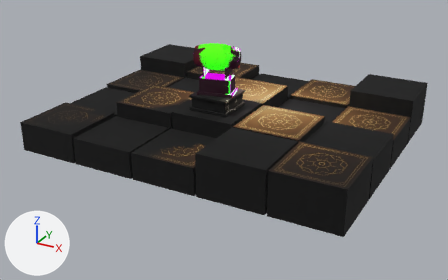
The glTF model assets/solo/cyrus/solo.glb as it was, and as the next commit left it.
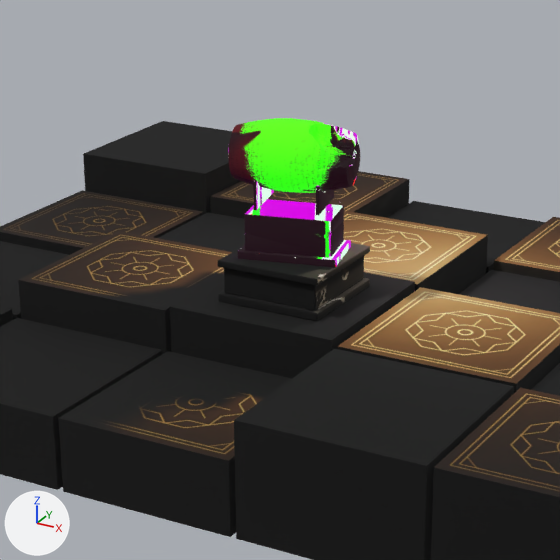
Each version is shown whole from a 50 mm lens placed at (6.32, -11.19, 5.21), pointed at (0.04, 0.22, -0.5), then close up on the part from 25% to 70% of the width and 0% to 73% of the height. Every picture has the same lights, and +X, +Y and +Z are marked at lower left. The first two pictures are the older version. Where no turn or scale is listed for an object, it has been applied to the vertices. Vertices at exactly the same position are counted once.

Objects in the first close-up: 'board', 'piece-cyrus', 'plinth-cyrus'.
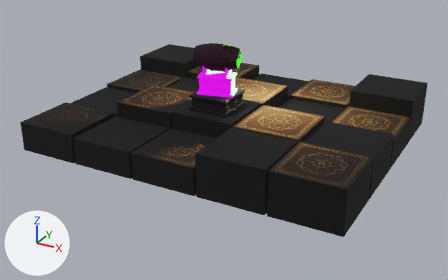
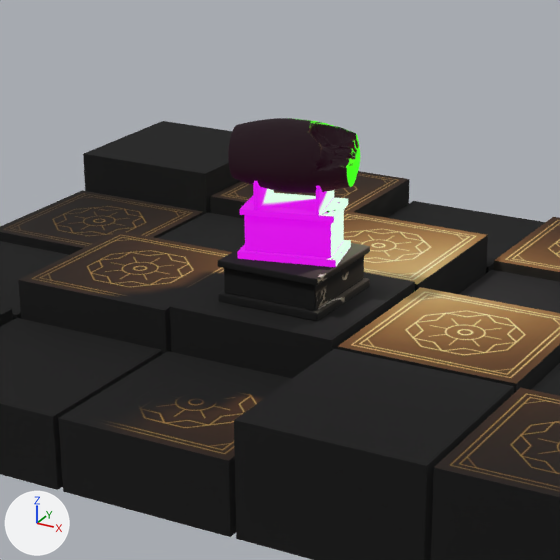
Pixel boxes (x1, y1, x2, y2) of what changed, in the close-ups (560 x 560 px; the box of a moved part takes in the faces that stretch with it):
'piece-cyrus', reshaped, moved: (228, 118, 360, 267) in both
part 1 of me_piece_cyrus, added: after (240, 193, 348, 223)
part 2 of me_piece_cyrus, moved or reshaped: before (228, 130, 358, 266); after (228, 130, 360, 267)
part 3 of me_piece_cyrus, surface changed (green to black): (228, 118, 360, 267) in both

The edits, one by one:
me_piece_cyrus is used by ob_piece_cyrus; location (0.0, -0.001, 1.253); rotation (0.0, 0.0, 0.244), in degrees (0, 0, 14); scale (0.542, 0.542, 0.542).
me_piece_cyrus had 44006 vertices, 87874 faces and spanned x -0.92..0.92, y -0.53..0.53, z -1.0..1.0.
me_piece_cyrus now has 44453 vertices, 88841 faces and spans x -0.92..0.92, y -0.52..0.52, z -1.0..1.0.
me_piece_cyrus part 1: a new loose piece of 463 vertices spanning x -0.7..0.7, y -0.44..0.44, z -0.34..-0.24, in mat_baked_piece_cyrus.
me_piece_cyrus part 2: 371 vertices moved within x -0.89..0.89, y -0.46..0.46, z -0.96..0.88; 473 vertices removed from x -0.92..0.92, y -0.46..0.46, z -1.0..0.88; 457 vertices added at x -0.92..0.92, y -0.46..0.46, z -1.0..0.88.
me_piece_cyrus part 3: 82577 kept faces spanning x -0.92..0.92, y -0.52..0.52, z -1.0..1.0 get new texture (UV) coordinates.
Object 'piece-cyrus' (ob_piece_cyrus) moves from (0.0, -0.001, 1.253) to (0.0, -0.001, 1.252).
